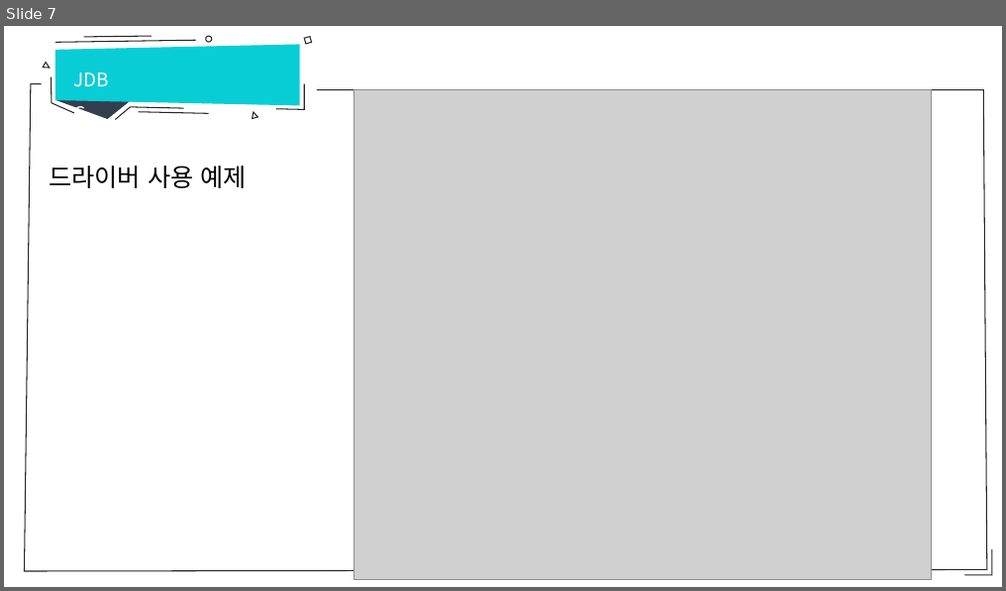
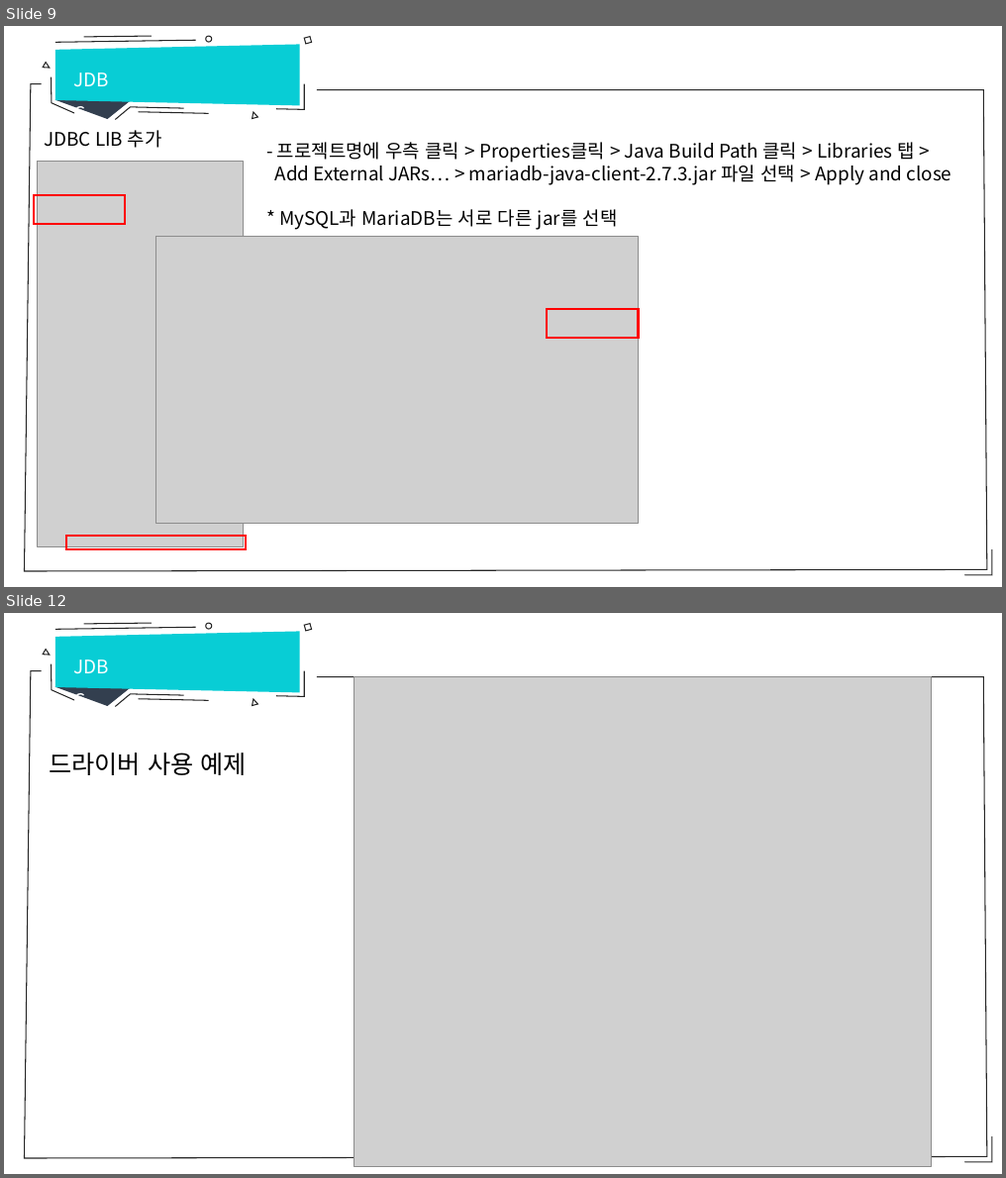
Before and after one commit to hitxid/openDatabase, a slide deck: database/JDBC개념및데이터베이스프로그래밍.pptx. Shown one above the other, each under a label of ours: slide 7 before the commit, slides 9 and 12 after it; the slides between them are not shown. The pictures are 1006x591 and 1006x1178 pixels, drawn with LibreOffice and Linux fonts; fonts in the diff are those of the drawing; grey boxes stand for pictures. Boxes give left, top, right and bottom in pixels: in the first picture for what was removed or moved away, otherwise in the second. Text is boxed around its words. In the diff, an @@ line names an element or a change of style, - is before the commit and + after.

Commit message:
22일 시작전 문제 추가

```diff
--- a/database/JDBC개념및데이터베이스프로그래밍.pptx
+++ b/database/JDBC개념및데이터베이스프로그래밍.pptx
@@ slide 9 added at (4,26,1002,587), background #FFFFFF; not listed: 14 template elements that a slide beside it also shows @@
@@ text added at (44,132,91,147), 18 pt, text #FFFFFF @@
+JDBC
@@ text added at (95,130,162,148), 18 pt, text #000000 @@
+JDBC LIB 추가
@@ text added at (275,142,952,185), 18 pt, text #000000 @@
+- 프로젝트명에 우측 클릭 > Properties클릭 > Java Build Path 클릭 > Libraries 탭 >
+Add External JARs… > mariadb-java-client-2.7.3.jar 파일 선택 > Apply and close
@@ picture added at (37,161,243,547) @@
@@ rectangle added at (34,195,126,224), outline #FF0000 2.25 pt @@
@@ text added at (279,209,618,230), 18 pt, text #000000 @@
+* MySQL과 MariaDB는 서로 다른 jar를 선택
@@ picture added at (156,236,638,523) @@
@@ rectangle added at (547,309,638,338), outline #FF0000 2.25 pt @@
@@ rectangle added at (67,536,246,550), outline #FF0000 2.25 pt @@
@@ what was slide 7 is now slide 12 @@
```
Also in this commit, not shown: 4 other slides added, 2 other files.
